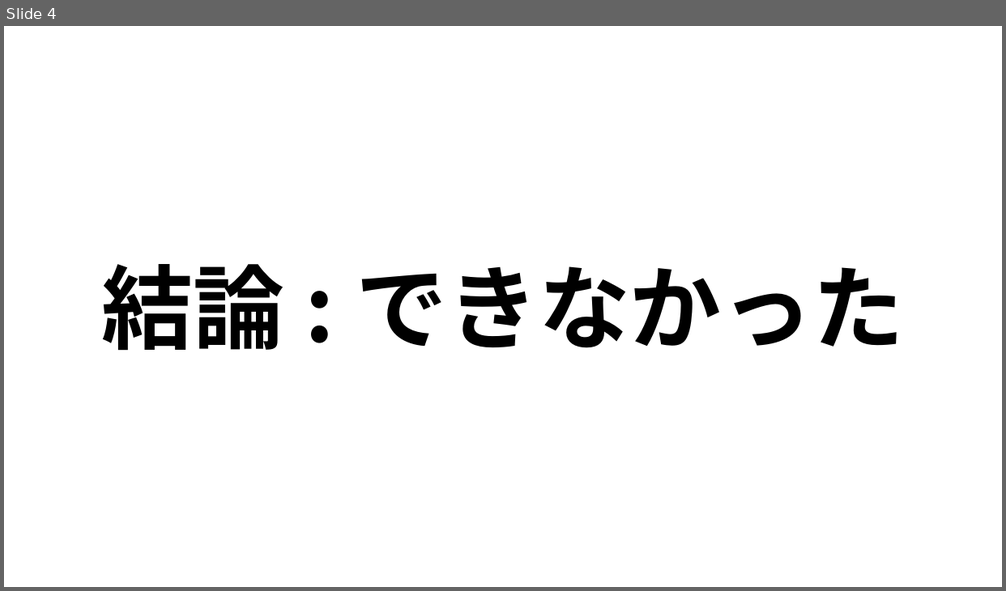
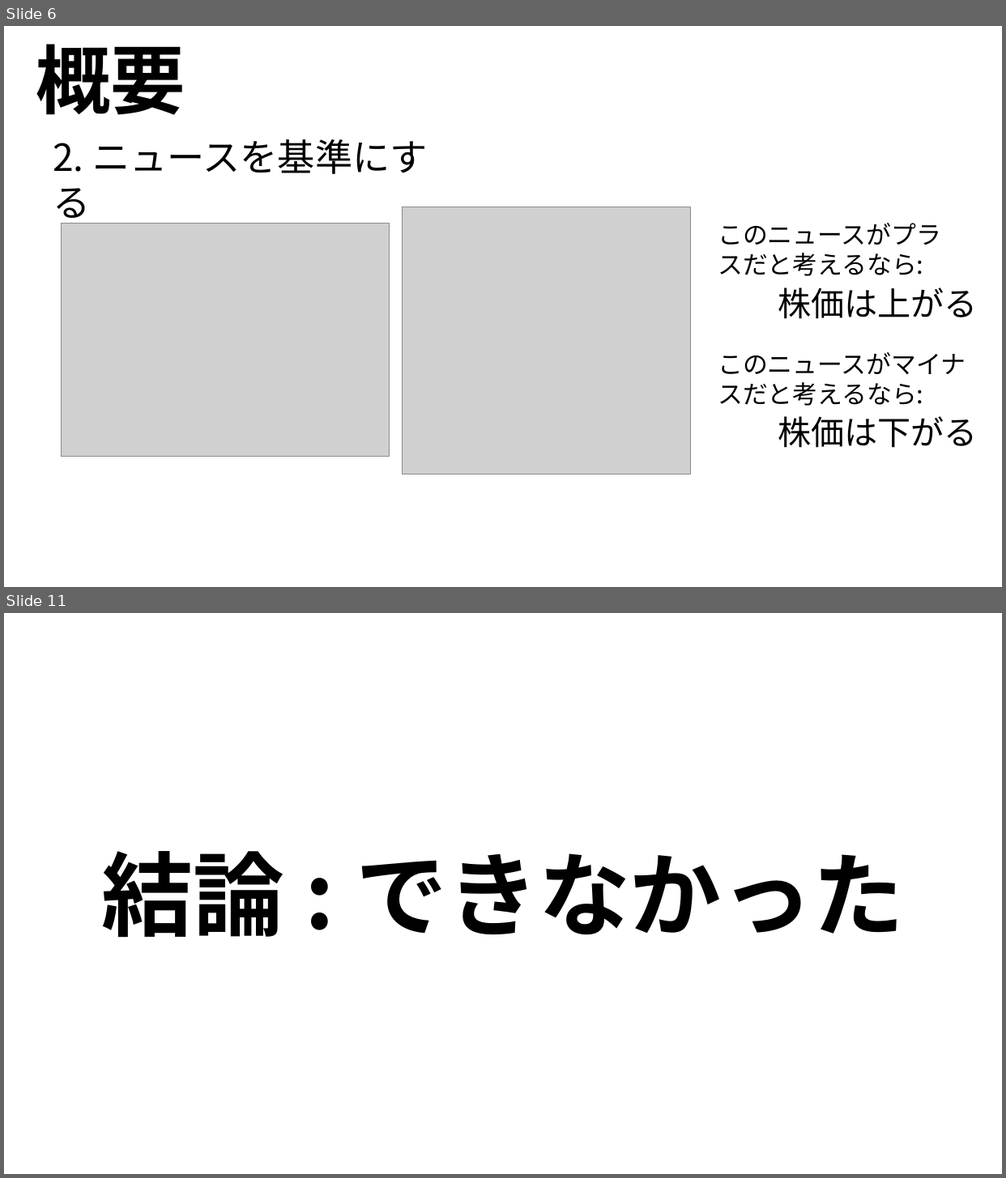
Before and after one commit to ryoww/PBL_stock, a slide deck: 最終報告.pptx. Shown one above the other, each under a label of ours: slide 4 before the commit, slides 6 and 11 after it; the slides between them are not shown. The pictures are 1006x591 and 1006x1178 pixels, drawn with LibreOffice and Linux fonts; fonts in the diff are those of the drawing; grey boxes stand for pictures. Boxes give left, top, right and bottom in pixels: in the first picture for what was removed or moved away, otherwise in the second. Text is boxed around its words. In the diff, an @@ line names an element or a change of style, - is before the commit and + after.

```diff
--- a/最終報告.pptx
+++ b/最終報告.pptx
@@ slide 6 added at bbox=[4, 26, 1002, 587], background #FFFFFF @@
@@ text added at bbox=[36, 44, 185, 115], 72 pt, text #000000, bold @@
+概要
@@ text added at bbox=[53, 139, 428, 174], 36 pt, text #000000 @@
+2. ニュースを基準にする
@@ picture added at bbox=[403, 207, 691, 475] @@
@@ picture added at bbox=[61, 224, 389, 456] @@
@@ text added at bbox=[718, 223, 941, 276], 24 pt, text #000000 @@
+このニュースがプラスだと考えるなら:
@@ text added at bbox=[778, 288, 977, 319], 32 pt, text #000000 @@
+株価は上がる
@@ text added at bbox=[718, 352, 965, 406], 24 pt, text #000000 @@
+このニュースがマイナスだと考えるなら:
@@ text added at bbox=[778, 416, 977, 448], 32 pt, text #000000 @@
+株価は下がる
@@ what was slide 4 is now slide 11 @@
```
Also in this commit, not shown: 2 slides changed, 8 other slides added, 1 slide removed, 11 other files.
